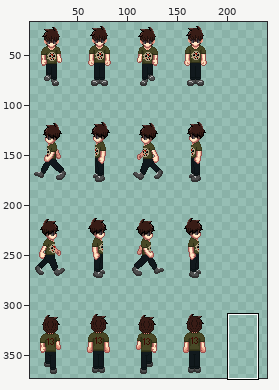
One commit to this sprite sheet: resources/images/characters/sm_home.png. The picture above shows the old version from afar; the outline marks the close-up.
Close-up. Before the edit:
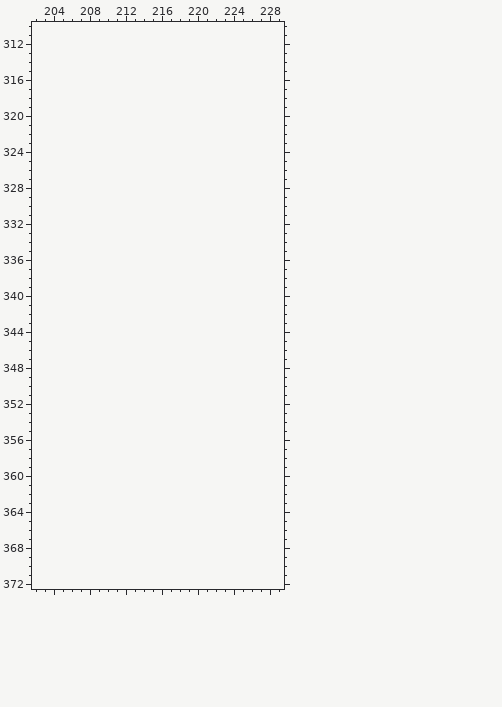
The file is 194x384 pixels. Pixels under 10% opacity are left out. Colours within 5 levels of each other are drawn and written as one. Shown: x 202..229, y 310..372. The old version is drawn lined up with the new one, on the new canvas. The wide view leaves out empty margins. The commit also changed other parts of the picture, which this record leaves out.
Now the later version:
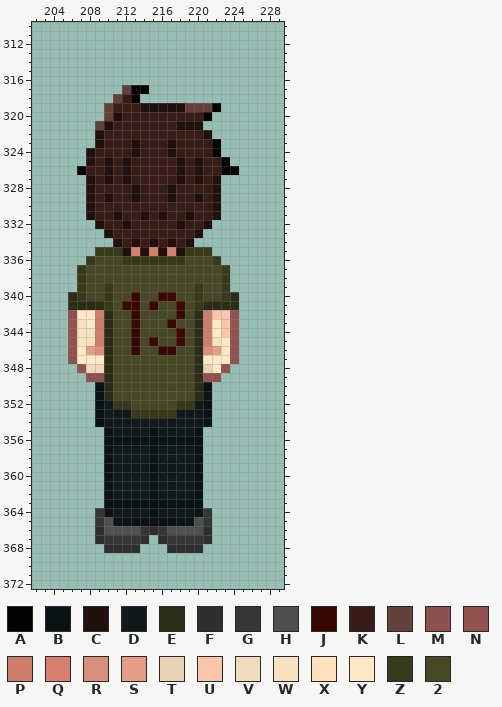
Palette (. is transparent): A #030101  B #0b1315  C #20110d  D #11191d  E #2c2d16  F #2f2f2f  G #353636  H #4e4f4f  J #3a0904  K #381c16  L #653f39  M #8c524f  N #935150  P #cc7e6b  Q #d67f6e  R #d88f7c  S #e79c85  T #e8d4b5  U #f9c5ab  V #efdabc  W #f7e1c0  X #fde0be  Y #ffe8c6  Z #393a1b  2 #484826
Diff:
{"change": "canvas 194x384 -> 240x384"}
{"y":317,"x":212,"old":"...","new":"LAA"}
{"y":318,"x":211,"old":"...","new":"LKA"}
{"y":319,"x":210,"old":".............","new":"LKKKCCCCCLLLA"}
{"y":320,"x":210,"old":"............","new":"LCKKKKKKKKKA"}
{"y":321,"x":209,"old":"............","new":"LCKKKKKKKCCC"}
{"y":322,"x":209,"old":".............","new":"CKKKKKKKKKKKC"}
{"y":323,"x":209,"old":"..............","new":"CKKKCKKKCKKKKA"}
{"y":324,"x":208,"old":"...............","new":"CKKKKCKKKCKKKKA"}
{"y":325,"x":208,"old":"................","new":"CKCKCKKKKKCKCKKA"}
{"y":326,"x":207,"old":"..................","new":"AKKCKCKKKKKCKCKKAA"}
{"y":327,"x":208,"old":"...............","new":"CKCKCKKKKKCKCKC"}
{"y":328,"x":208,"old":"...............","new":"CKKKKCKKKCKKKKC"}
{"y":329,"x":208,"old":"...............","new":"CKCKKCKKKCKKCKC"}
{"y":330,"x":208,"old":"...............","new":"CKKKKKKKKKKKKKC"}
{"y":331,"x":208,"old":"...............","new":"CKKCKKCKCKKCKKC"}
{"y":332,"x":209,"old":".............","new":"CKKCKKKKKCKKC"}
{"y":333,"x":210,"old":"...........","new":"CKKKKKKKKKC"}
{"y":334,"x":211,"old":".........","new":"CKCKCKCKC"}
{"y":335,"x":209,"old":".............","new":"ZZZCQCQCQCZZZ"}
{"y":336,"x":208,"old":"...............","new":"Z222ZZZZZZZ222Z"}
{"y":337,"x":207,"old":".................","new":"Z222222222222222Z"}
{"y":338,"x":207,"old":".................","new":"Z222222222222222Z"}
{"y":339,"x":207,"old":".................","new":"Z22Z222222222Z22Z"}
{"y":340,"x":206,"old":"...................","new":"EZ22Z22J22JJ22Z22ZE"}
{"y":341,"x":206,"old":"...................","new":"EEEEZ2JJ2J22J2ZEEEE"}
{"y":342,"x":206,"old":"...................","new":"MYYPE22J2222J2EPUUM"}
{"y":343,"x":206,"old":"...................","new":"NWYPE22J222J22EPYUN"}
{"y":344,"x":206,"old":"...................","new":"NWWPE22J2222J2EPYUN"}
{"y":345,"x":206,"old":"...................","new":"NWWPE22J2J22J2EPXYN"}
{"y":346,"x":206,"old":"...................","new":"NYSRE22J22JJ22ERSYN"}
{"y":347,"x":206,"old":"...................","new":"MYYYE222222222EYYYN"}
{"y":348,"x":207,"old":".................","new":"NVVE222222222ETYN"}
{"y":349,"x":208,"old":"...............","new":"MME222222222ENM"}
{"y":350,"x":209,"old":".............","new":"BE222222222EB"}
{"y":351,"x":209,"old":".............","new":"BE222222222EB"}
{"y":352,"x":209,"old":".............","new":"BDZZ22222ZZDB"}
{"y":353,"x":209,"old":".............","new":"BDDDZZZZZDDDB"}
{"y":354,"x":209,"old":".............","new":"BDDDDDDDDDDDB"}
{"y":355,"x":210,"old":"...........","new":"BDDDDBDDDDB"}
{"y":356,"x":210,"old":"...........","new":"BBBBBBBBBBB"}
{"y":357,"x":210,"old":"...........","new":"BDDDDBDDDDB"}
{"y":358,"x":210,"old":"...........","new":"BDDDDBDDDDB"}
{"y":359,"x":210,"old":"...........","new":"BDDDDBDDDDB"}
{"y":360,"x":210,"old":"...........","new":"BDDDDBDDDDB"}
{"y":361,"x":210,"old":"...........","new":"BDDDDBDDDDB"}
{"y":362,"x":210,"old":"...........","new":"BDDDDBDDDDB"}
{"y":363,"x":210,"old":"...........","new":"BBBBBBBBBBB"}
{"y":364,"x":209,"old":".............","new":"GBDDDDBDDDDBG"}
{"y":365,"x":209,"old":".............","new":"GHBBBBBBBBBHG"}
{"y":366,"x":209,"old":".............","new":"FHHHHGFGHHHHF"}
{"y":367,"x":209,"old":"......","new":"FGGGGF"}
{"y":367,"x":216,"old":"......","new":"FGGGGF"}
{"y":368,"x":210,"old":"....","new":"FFFF"}
{"y":368,"x":217,"old":"....","new":"FFFF"}
{"label":"added","picture_box":[68,85,239,553]}
